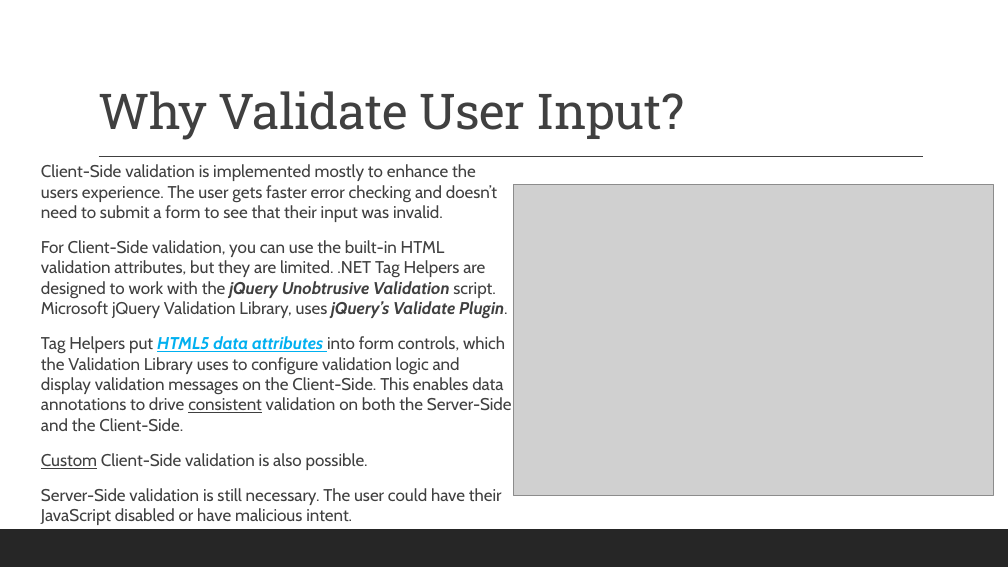
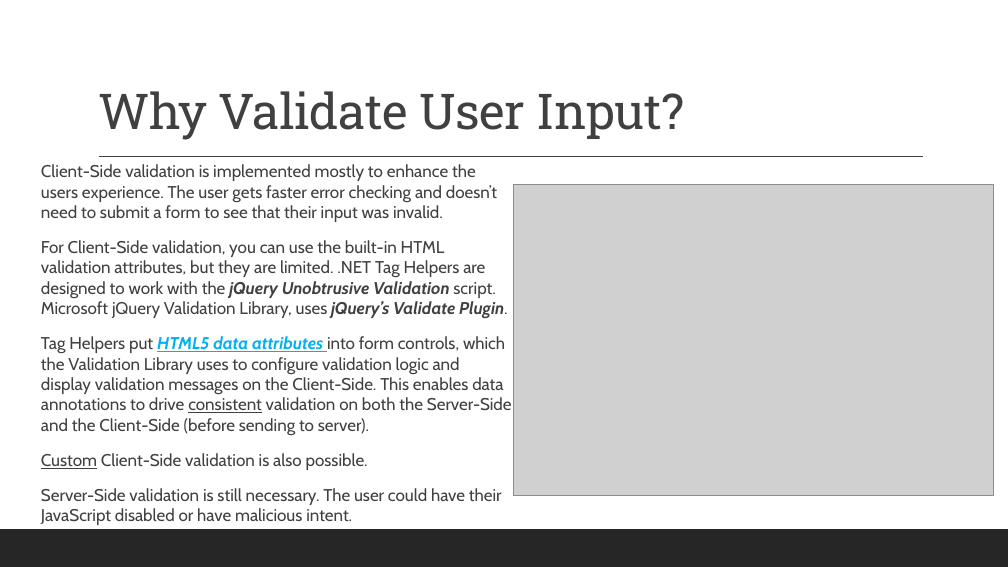
Before and after one commit to 2002-feb24-net/trainer-code, a slide deck: slide 3 of REPO_MarksCodeAndPPTs/DotNetPPTs/dotnetWeek3Ppts/D15_.NET_Validation.pptx. Drawn at 1008x567 pixels with LibreOffice and Linux fonts; fonts in the diff are those of the drawing; grey boxes stand for pictures. Boxes give left, top, right and bottom in pixels: in the first picture for what was removed or moved away, otherwise in the second. Text is boxed around its words. In the diff, an @@ line names an element or a change of style, - is before the commit and + after.

```diff
--- a/REPO_MarksCodeAndPPTs/DotNetPPTs/dotnetWeek3Ppts/D15_.NET_Validation.pptx
+++ b/REPO_MarksCodeAndPPTs/DotNetPPTs/dotnetWeek3Ppts/D15_.NET_Validation.pptx
@@ text at (41, 336, 512, 435): text changed @@
-  Tag Helpers put HTML5 data attributes into form controls, which the Validation Library uses to configure validation logic and display validation messages on the Client-Side. This enables data annotations to drive consistent validation on both the Server-Side and the Client-Side.
+  Tag Helpers put HTML5 data attributes into form controls, which the Validation Library uses to configure validation logic and display validation messages on the Client-Side. This enables data annotations to drive consistent validation on both the Server-Side and the Client-Side (before sending to server).
```
Also in this commit, not shown: 1 other slide changed, 3 slides added, 4 other files.
